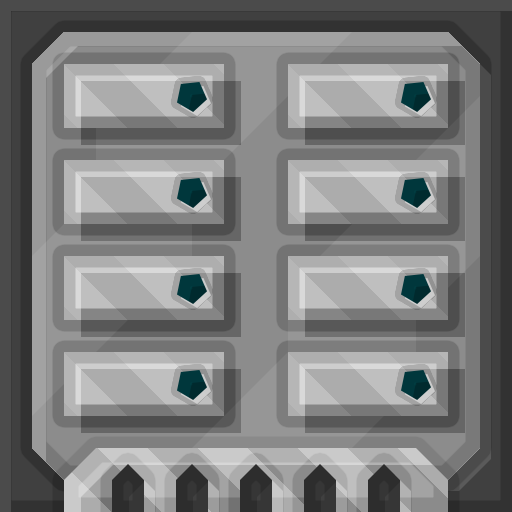
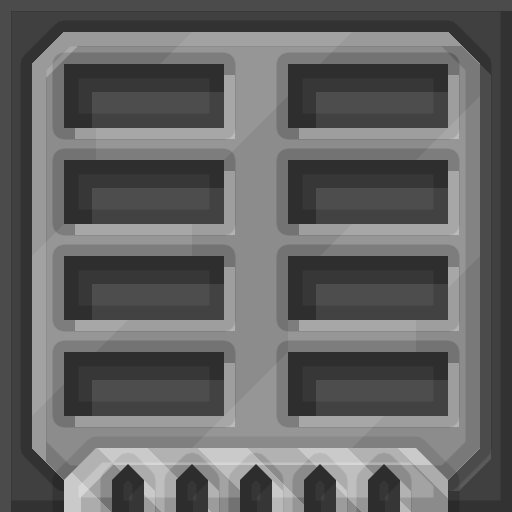
The second 512 × 512 image is a revision of the first. Changes to its layers:
moved "Drive copy 3" (1st of 4, in "disk_drive" › "Drive bays" › "Drives") into group "Drives" over 288, 352, 448, 416
moved "Drive copy 3" (2nd of 4, in "disk_drive" › "Drive bays" › "Drives") into group "Drives" over 64, 352, 224, 416
moved "Drive copy 3" (3rd of 4, in "disk_drive" › "Drive bays" › "Drives") into group "Drives" over 288, 256, 448, 320
moved "Drive copy 3" (4th of 4, in "disk_drive" › "Drive bays" › "Drives") into group "Drives" over 64, 256, 224, 320
moved "Drive copy 2" (1st of 2, in "disk_drive" › "Drive bays" › "Drives") into group "Drives" over 288, 160, 448, 224
moved "Drive copy 2" (2nd of 2, in "disk_drive" › "Drive bays" › "Drives") into group "Drives" over 64, 160, 224, 224
moved "Drive copy" into group "Drives" over 288, 64, 448, 128
moved "Drive" into group "Drives" over 64, 64, 224, 128
